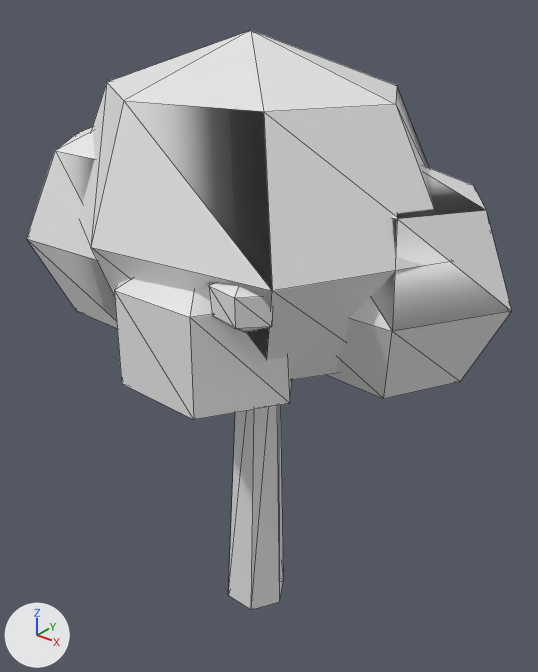
Two versions of the glTF model assets/models/tree_blossom.glb, one commit apart.
Before and after are seen from a 50 mm lens placed at (2.46, -2.94, 3.76), pointed at (0.04, 0.09, 1.88). The axes (+X, +Y, +Z) are drawn at lower left. The lights are the same throughout. The older version comes first. Mesh edges are drawn as thin lines. Vertices at exactly the same position are counted once.

Names of what the first picture shows: 'tree_blossom'.
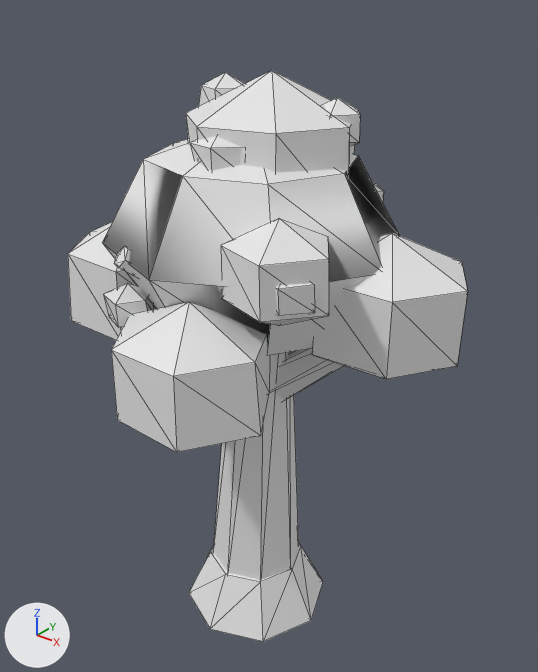
What differs and where, as boxes [x1, y1, x2, y2] in the pictures (538 x 672 px; the box of a moved part takes in the faces that stretch with it):
'tree_blossom', reshaped (17% narrower): before [27, 30, 512, 610]; after [68, 70, 468, 641]
part 1 of me_tree_blossom, added: after [189, 544, 323, 641]
part 2 of me_tree_blossom, moved or reshaped: before [114, 279, 292, 420]; after [111, 302, 270, 452]
part 3 of me_tree_blossom, moved or reshaped: before [209, 284, 273, 332]; after [190, 136, 242, 171]
part 4 of me_tree_blossom, rebuilt (16% narrower, 38% shorter): before [79, 30, 434, 380]; after [102, 139, 399, 355]
part 5 of me_tree_blossom, rebuilt: before [328, 166, 512, 399]; after [312, 233, 468, 379]
part 6 of me_tree_blossom, rebuilt (55% wider, 11% taller): before [229, 405, 284, 610]; after [213, 352, 299, 580]
part 7 of me_tree_blossom, rebuilt (not visible before): after [272, 349, 344, 401]
part 8 of me_tree_blossom, cut back: before [27, 127, 117, 328]; after [68, 70, 384, 340]

Patch to the scene script:
```diff
--- a/assets/models/tree_blossom.glb.py
+++ b/assets/models/tree_blossom.glb.py
@@ me_tree_blossom @@
 # used by ob_tree_blossom; location = (0.0, 0.0, 0.0)
-me_tree_blossom.from_pydata(...)  # 167 vertices, 286 faces; spans x -1.37..1.38, y -0.89..0.96, z 0.0..3.52
+me_tree_blossom.from_pydata(...)  # 324 vertices, 552 faces; spans x -1.24..1.16, y -1.0..0.98, z 0.0..3.34
+# me_tree_blossom part 1: a new loose piece, an 8-sided cut cone along z (radius 0.46 at the low end, 0.3 at the high end) spanning x -0.46..0.46, y -0.46..0.46, z 0.0..0.34
+# me_tree_blossom part 2: the loose piece of 14 vertices spanning x -0.41..0.64, y -0.89..-0.12, z 1.68..2.68 is scaled about its middle by (0.828, 0.88, 0.76), then moved by (0.04, -0.16, -0.18)
+# me_tree_blossom part 3: the loose piece of 12 vertices spanning x 0.42..0.71, y -0.83..-0.6, z 2.36..2.64 is scaled about its middle by (0.924, 1.03, 0.929), then moved by (-0.49, 0.42, 0.48)
+# me_tree_blossom part 4: the loose piece of 23 vertices spanning x -1.01..1.15, y -0.88..0.96, z 1.72..3.52 is rebuilt with 26 vertices and now spans x -0.76..0.81, y -0.76..0.7, z 1.86..3.1
+# me_tree_blossom part 5: the loose piece of 20 vertices spanning x 0.03..1.38, y -0.35..0.72, z 1.76..3.0 is rebuilt with 14 vertices and now spans x 0.29..1.16, y -0.17..0.53, z 1.82..2.62
+# me_tree_blossom part 6: the loose piece of 12 vertices spanning x -0.2..0.2, y -0.17..0.17, z 0.0..2.05 is rebuilt with 16 vertices and now spans x -0.29..0.29, y -0.29..0.29, z 0.24..2.3
+# me_tree_blossom part 7: the loose piece of 10 vertices spanning x -0.05..0.66, y -0.08..0.17, z 1.49..2.28 is rebuilt with 12 vertices and now spans x -0.06..0.9, y -0.12..0.33, z 1.46..2.27
+# me_tree_blossom part 8: 20 vertices removed from x -1.37..0.01, y -0.7..0.39, z 1.79..3.11; 176 vertices added at x -1.24..0.8, y -0.73..0.98, z 1.66..3.34
+# other edits to the shape of me_tree_blossom do not show in these pictures
```
